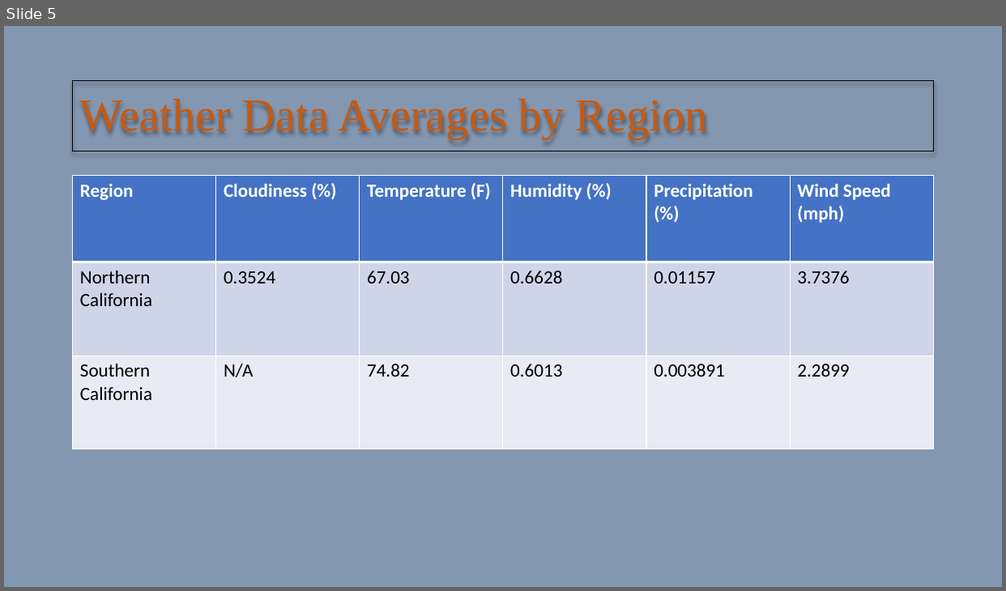
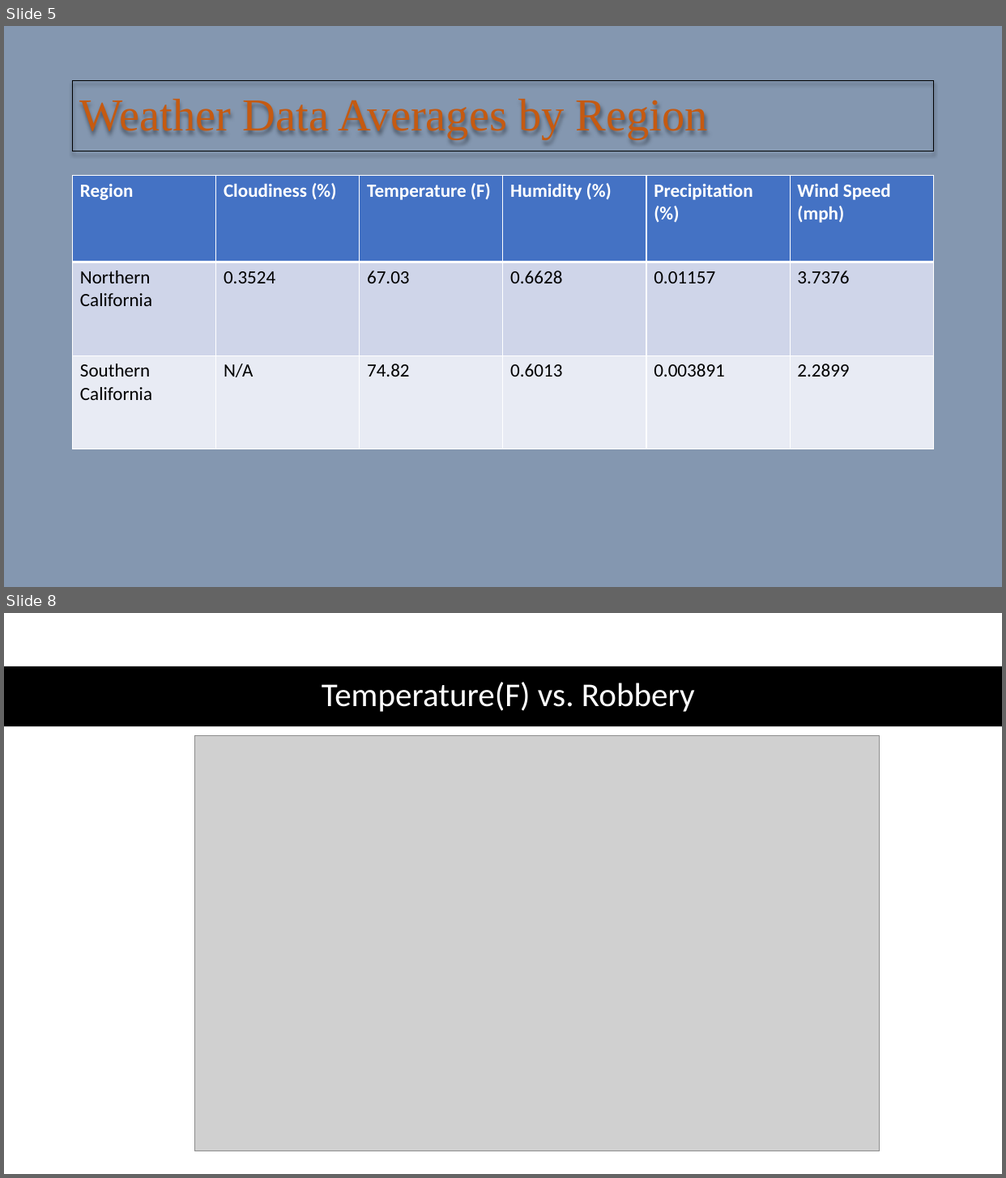
Before and after one commit to axyperrary/Project-1, a slide deck: Presentation1.pptx. Shown one above the other, each under a label of ours: slide 5 before the commit, slides 5 and 8 after it; the slides between them are not shown. The pictures are 1006x591 and 1006x1178 pixels, drawn with LibreOffice and Linux fonts; fonts in the diff are those of the drawing; grey boxes stand for pictures. Boxes give left, top, right and bottom in pixels: in the first picture for what was removed or moved away, otherwise in the second. Text is boxed around its words. In the diff, an @@ line names an element or a change of style, - is before the commit and + after.

```diff
--- a/Presentation1.pptx
+++ b/Presentation1.pptx
@@ slide 8 added at <box>4,613,1002,1174</box>, background #FFFFFF @@
@@ rectangle added at <box>4,666,1002,726</box>, fill #000000 @@
@@ title added at <box>322,682,695,712</box>, 32 pt, text #FFFFFF @@
+Temperature(F) vs. Robbery
@@ picture added at <box>195,735,880,1152</box> @@
```
Also in this commit, not shown: 1 slide changed, 7 other slides added.
